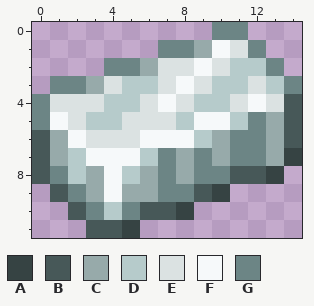
A pixel-art sprite gets an edit: Items/Placeable/DamascusBar.png. Above, as it was before the edit.
The file is 30x24 pixels, drawn in blocks of 2x2; one block is one cell here.
Palette (. is transparent): A #364343  B #475858  C #97aaaa  D #b6cbcb  E #dbe2e2  F #f6f9fa  G #6c8585
New version:
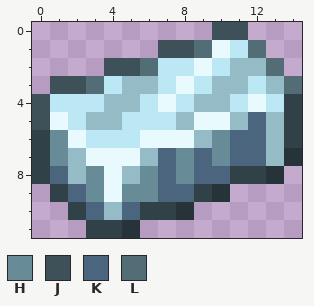
Colours new in this view: H #678c98  J #3f5158  K #4b657e  L #536d76
Changes in this commit:
Colour A changes from #364343 to #263439.
Colour B changes from #475858 to #304248.
Colour D changes from #b6cbcb to #95bbc6.
Colour E changes from #dbe2e2 to #bce7f4.
Colour F changes from #f6f9fa to #e9faff.
Colour D replaces colour C in rows 5 to 7 at x 13.
Colour H replaces colour C in row 6 at x 1 and 10; in row 7 at x 1, 8 and 10; in row 8 at x 3, 6 and 8; in row 9 at x 3 and 5 to 6.
Colour J replaces colour G in row 0 at x 10 to 11; in row 1 at x 7 to 8; in row 2 at x 4 to 5; in row 3 at x 1 to 2; in rows 4 to 5 at x 0.
Colour K replaces colour G in row 5 at x 12; in row 6 at x 11 to 12; in row 7 at x 7, 9 and 11 to 12; in row 8 at x 1, 7 and 9 to 10; in row 9 at x 2 and 7 to 8; in row 10 at x 3 and 5.
Colour L replaces colour C in row 1 at x 9; in row 2 at x 6; in row 3 at x 3.
Colour L replaces colour G in row 1 at x 12; in row 2 at x 13; in row 3 at x 14.
